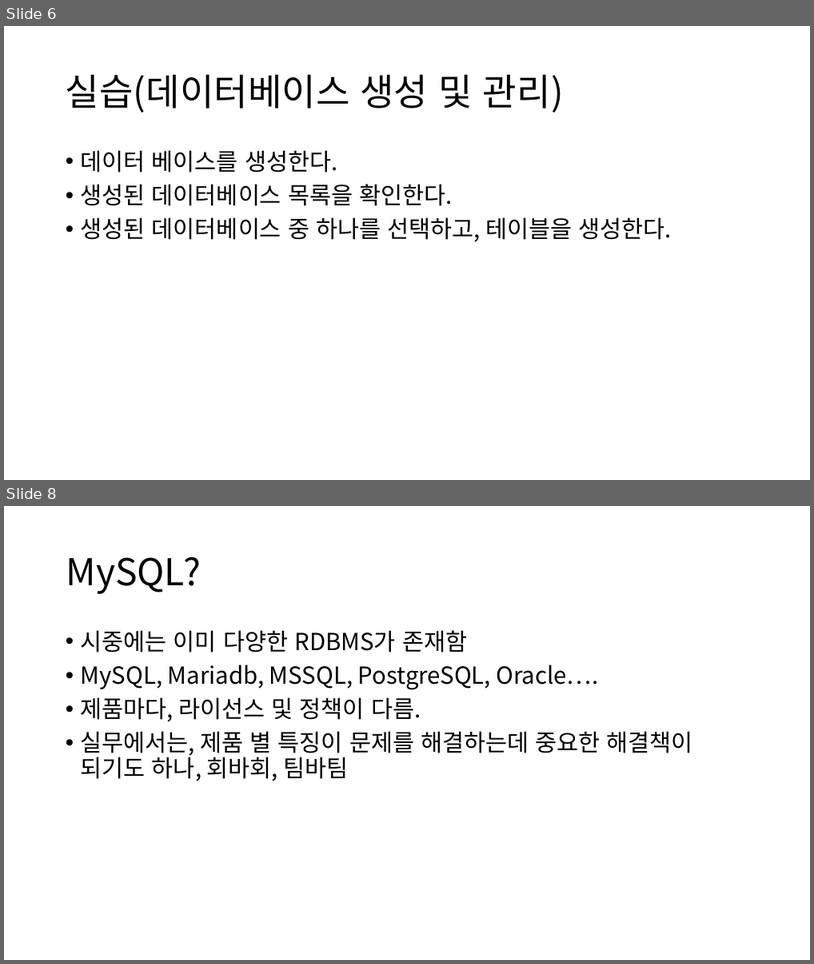
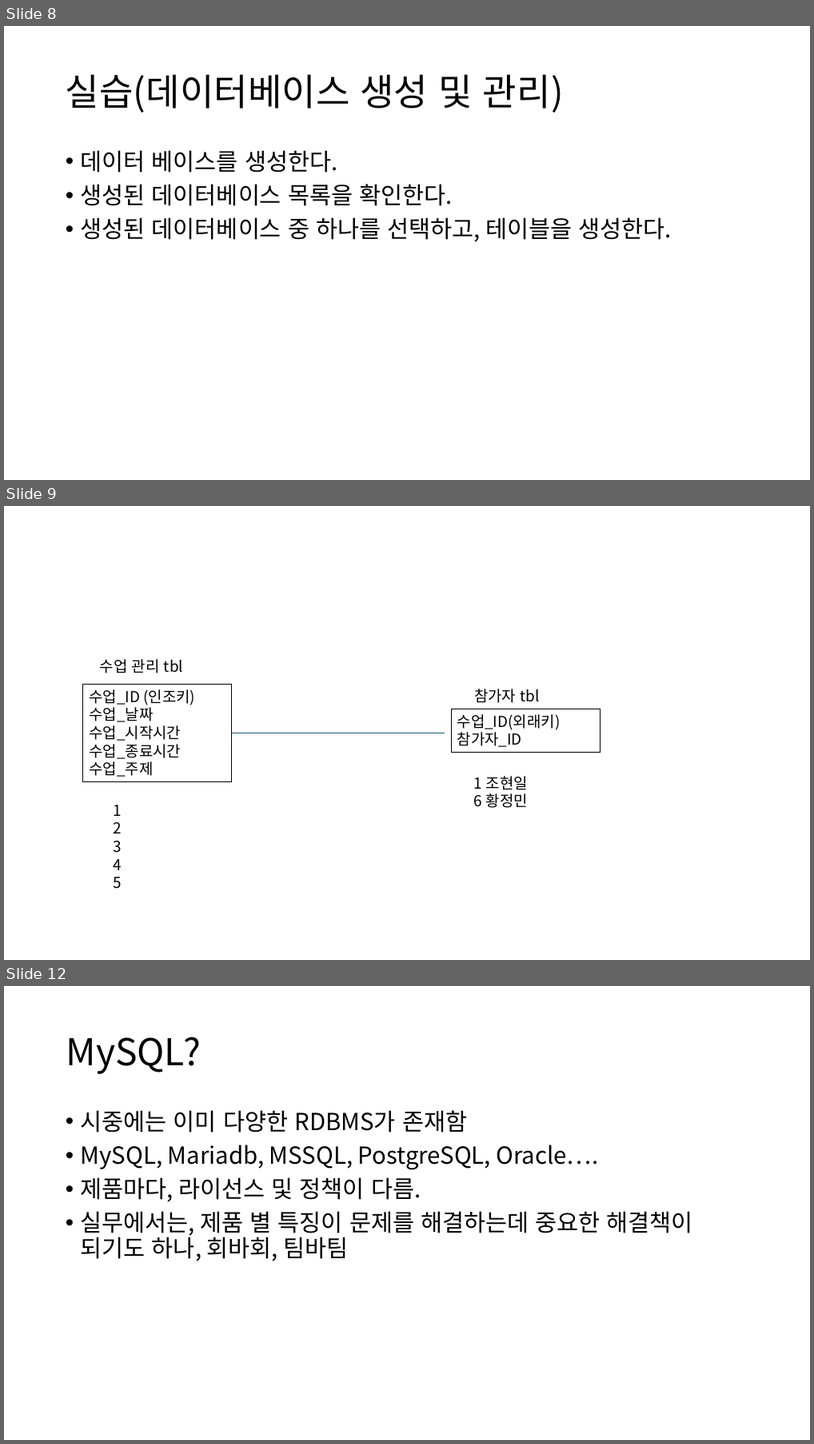
Before and after one commit to Baskervir/simcoding_jm, a slide deck: hy/수업자료/9주차 SQL/SQL.pptx. Shown one above the other, each under a label of ours: slides 6 and 8 before the commit, slides 8, 9 and 12 after it; the slides between them are not shown. The pictures are 814x964 and 814x1444 pixels, drawn with LibreOffice and Linux fonts; fonts in the diff are those of the drawing. Boxes give left, top, right and bottom in pixels: in the first picture for what was removed or moved away, otherwise in the second. Text is boxed around its words. In the diff, an @@ line names an element or a change of style, - is before the commit and + after.

```diff
--- a/hy/수업자료/9주차 SQL/SQL.pptx
+++ b/hy/수업자료/9주차 SQL/SQL.pptx
@@ slide 9 added at (x1=4, y1=506, x2=810, y2=960), background #FFFFFF @@
@@ text added at (x1=100, y1=659, x2=183, y2=673), 18 pt, text #000000 @@
+수업 관리 tbl
@@ rectangle added at (x1=83, y1=684, x2=232, y2=782), outline #000000 0.75 pt, 18 pt, text #000000 @@
+수업_ID (인조키)
+수업_날짜
+수업_시작시간
+수업_종료시간
+수업_주제
@@ text added at (x1=474, y1=688, x2=539, y2=703), 18 pt, text #000000 @@
+참가자 tbl
@@ rectangle added at (x1=452, y1=709, x2=601, y2=752), outline #000000 0.75 pt, 18 pt, text #000000 @@
+수업_ID(외래키)
+참가자_ID
@@ line added from (232, 733) to (445, 733), #156082 1.5 pt @@
@@ text added at (x1=474, y1=776, x2=528, y2=808), 18 pt, text #000000 @@
+1 조현일
+6 황정민
@@ text added at (x1=113, y1=804, x2=121, y2=888), 18 pt, text #000000 @@
+1
+2
+3
+4
+5
@@ what was slide 6 is now slide 8 @@
@@ what was slide 8 is now slide 12 @@
```
Also in this commit, not shown: 4 slides changed, 3 other slides added.
